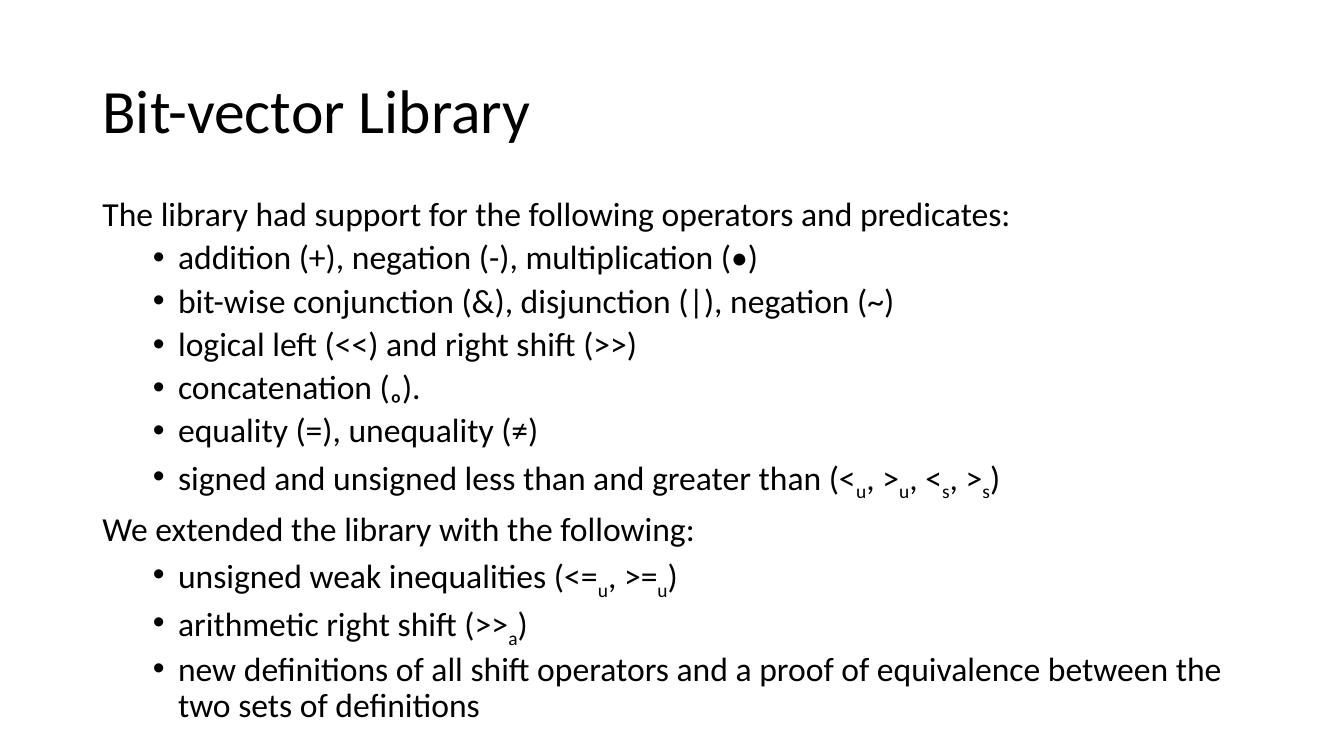
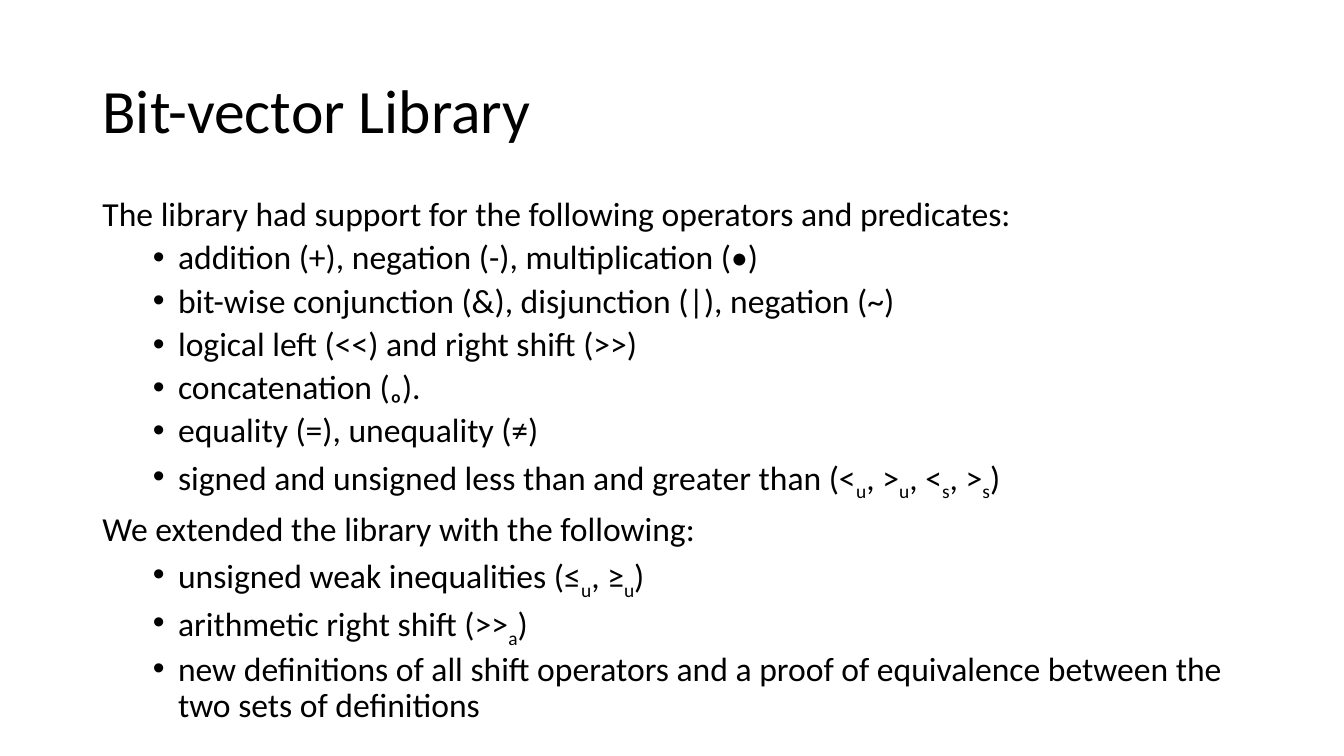
Before and after one commit to arjunvish/pxtp2019presentation, a slide deck: slide 12 of Presentation.pptx. Drawn at 1344x756 pixels with LibreOffice and Linux fonts; fonts in the diff are those of the drawing. Boxes give left, top, right and bottom in pixels: in the first picture for what was removed or moved away, otherwise in the second. Text is boxed around its words. In the diff, an @@ line names an element or a change of style, - is before the commit and + after.

```diff
--- a/Presentation.pptx
+++ b/Presentation.pptx
@@ text at bbox=[178, 564, 634, 597]: text changed @@
-  • unsigned weak inequalities (<=u, >=u)
+  • unsigned weak inequalities (≤u, ≥u)
```
Also in this commit, not shown: 2 other slides changed, 5 slides added.
